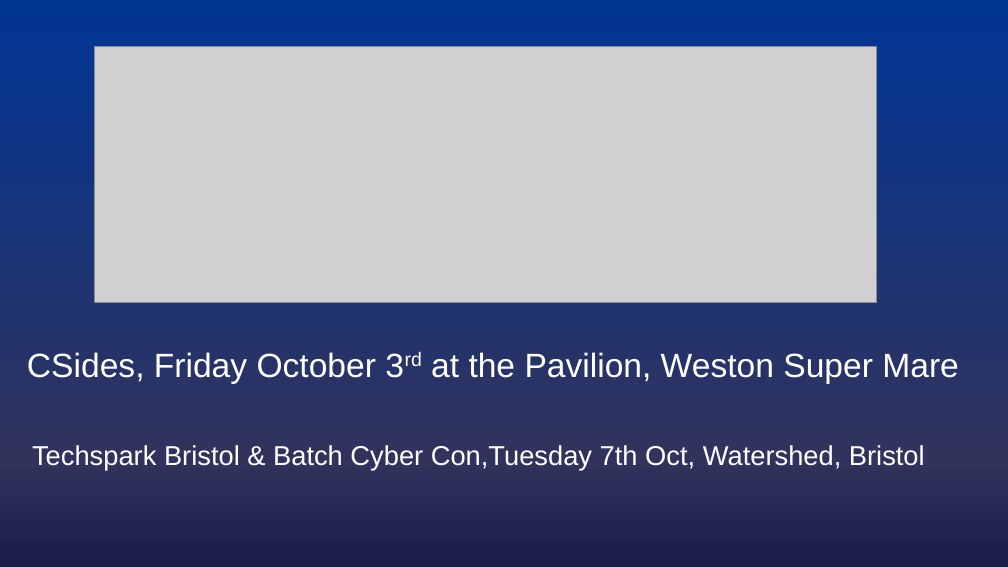
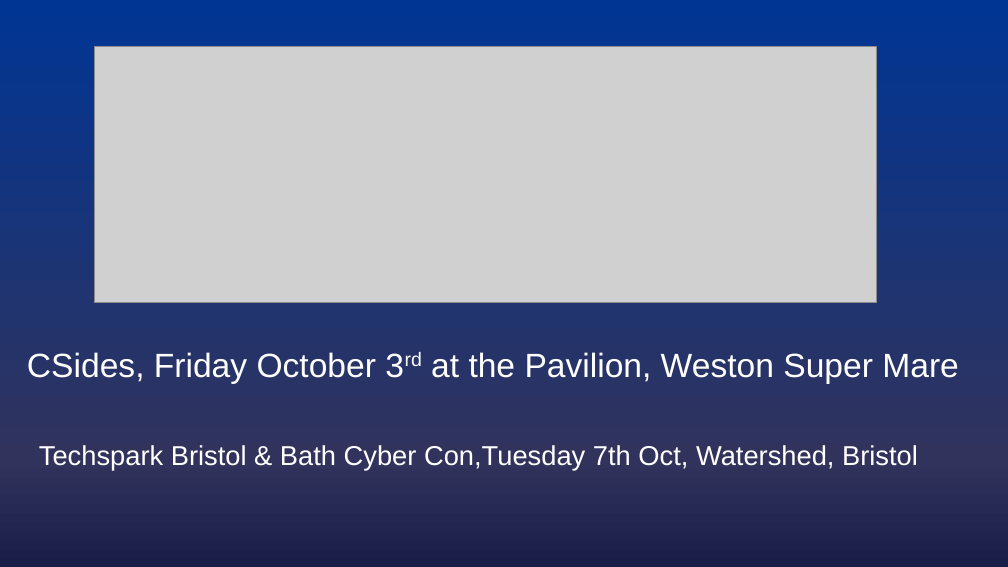
Before and after one commit to OWASP/www-chapter-bristol-uk, a slide deck: slide 7 of assets/slides/2025/9-30-chapter.odp. Drawn at 1008x567 pixels with LibreOffice and Linux fonts; fonts in the diff are those of the drawing; grey boxes stand for pictures; background and template pictures are left out. Boxes give left, top, right and bottom in pixels: in the first picture for what was removed or moved away, otherwise in the second. Text is boxed around its words. In the diff, an @@ line names an element or a change of style, - is before the commit and + after.

Commit message:
add september 2025 slides

```diff
--- a/assets/slides/2025/9-30-chapter.odp
+++ b/assets/slides/2025/9-30-chapter.odp
@@ text at box(39, 445, 918, 470): text changed @@
-Techspark Bristol & Batch Cyber Con,Tuesday 7th Oct, Watershed, Bristol
+Techspark Bristol & Bath Cyber Con,Tuesday 7th Oct, Watershed, Bristol
```
Also in this commit, not shown: 1 other file.
